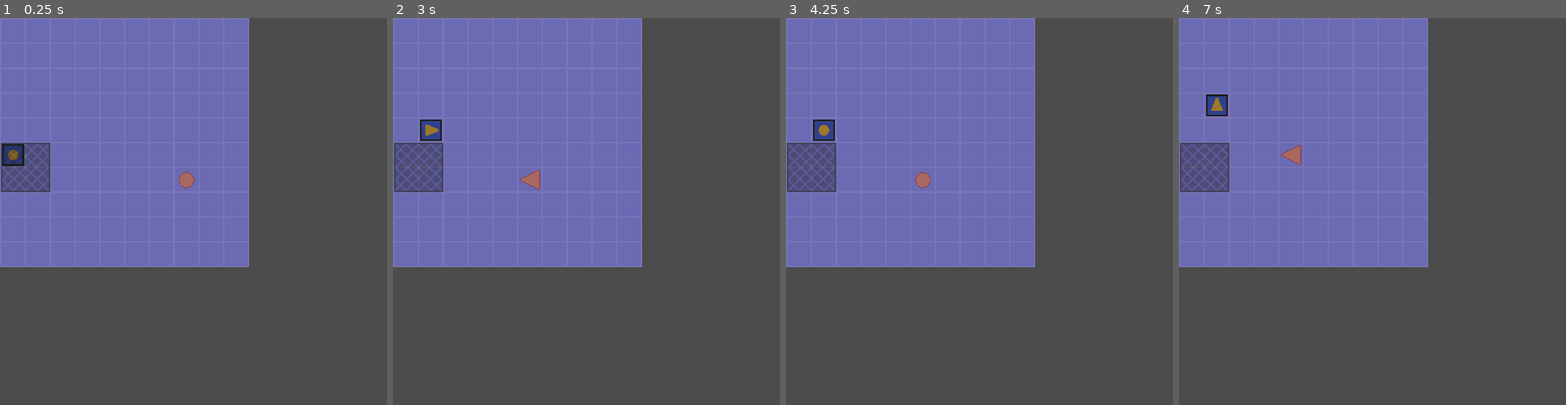
Above: before the commit, frames 1-4 (left to right).
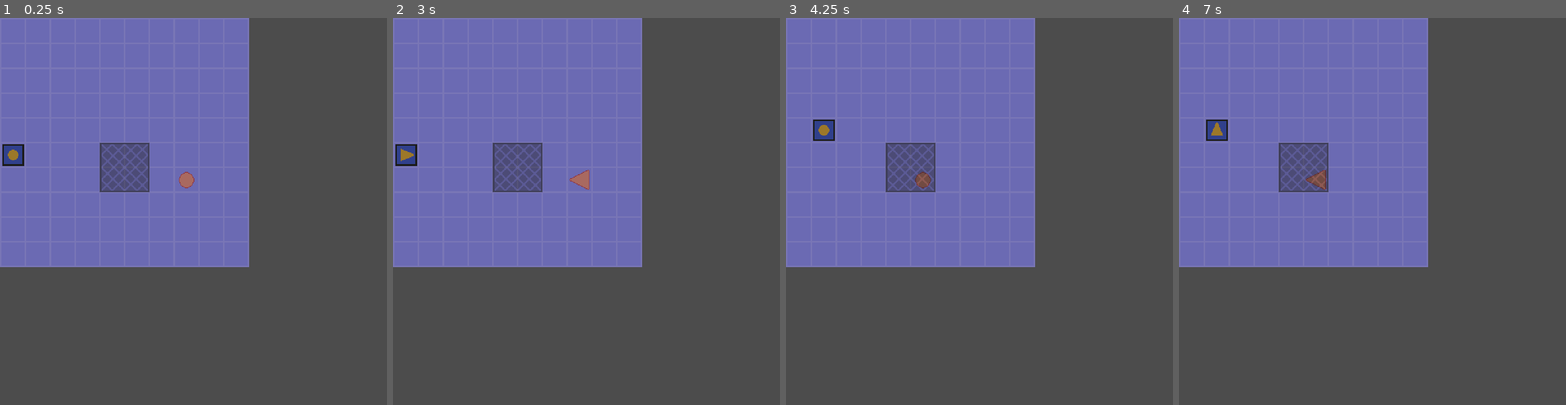
Above: after the commit, the same moments.

Repository: nolenroyalty/Click-Click-Trick
Game: Godot game, scene res://battlefield/Battlefield.tscn
The game is run twice, just before and just after one commit, with the same random seed, the same clock (stepped at 60 frames per second) and the same inputs. The project has no main scene, so this scene is started directly.
Inputs:
- Up to frame 1 (0.25 s): no input
- Up to frame 2 (3 s): tap Enter at 0.5, 2.75 s; hold D (player_right) 0.53-1.28 s; hold S (player_down) 1.28-2.03 s; tap Space (player_cancel) at 2 s; hold D (player_right) 2.03-2.78 s; hold W (player_up) from 2.78 s (still down)
- Up to frame 3 (4.25 s): release W (player_up) at 3.53 s; hold A (player_left) from 3.53 s (still down)
- Up to frame 4 (7 s): tap Space (player_cancel) at 4.25 s; release A (player_left) at 5.03 s; hold S (player_down) 5.03-5.78 s; hold D (player_right) 5.78-6.53 s; hold W (player_up) from 6.53 s (still down)

The runs differ from the first frame. In frame 1, 3.1% of the frame differs, in the area x 0-39%, y 32-45%; in frame 2, 3.7%; in frame 3, 3.3%; in frame 4, 3.9%, in the area x 0-39%, y 19-45%.

Commit message:
smoother movement

Diff:
--- a/battlefield/Battlefield.gd
+++ b/battlefield/Battlefield.gd
@@ -34,6 +34,7 @@
 	match beat:
 		U.BEAT.NOOP:
 			# Remove dead enemies
+			# Maybe reset music if it's way off?
 			pass
 		U.BEAT.SHOW: pass
 		U.BEAT.MOVE:
@@ -53,8 +54,7 @@
 
 func move_player():
 	var moves = player.get_moves()
-	for move in moves:
-		move(player, U.d(move))
+	move(player, moves)
 
 func _process(_delta):
 	match state:
@@ -65,8 +65,7 @@
 
 func move_enemies():
 	for enemy in get_enemies():
-		for move in enemy.get_moves():
-			move(enemy, U.d(move))
+		move(enemy, enemy.get_moves())
 
 func tick_enemies(beat):
 	for enemy in get_enemies():
@@ -93,15 +92,37 @@
 	beat_timer.stop()
 	MusicLoop.stop()
 
-func move(node, d):
+func move(node, moves):
+	if len(moves) == 0: return
+
+	var total_time = U.beat_time / 2
+	var each_move_time = total_time / len(moves)
 	var pos = U.pos_(node)
-	var new_pos = pos + d
-	var clamped = new_pos
-	clamped.x = clamp(new_pos.x, 0, width - 1)
-	clamped.y = clamp(new_pos.y, 0, height - 1)
-	node.position = clamped * C.CELL_SIZE + C.GRID_OFFSET
-	if clamped != new_pos: return false
-	else: return true
+	# var final_pos
+
+	var t = Tween.new()
+	add_child(t)
+
+	for move in moves:
+		var new_pos = pos + U.d(move)
+		var clamped = new_pos
+		clamped.x = clamp(new_pos.x, 0, width - 1)
+		clamped.y = clamp(new_pos.y, 0, height - 1)
+		# Add a rotation animation here?
+		# final_pos = clamped
+
+		var move_to = clamped * C.CELL_SIZE + C.GRID_OFFSET
+		t.interpolate_property(node, "position", null, move_to, each_move_time, Tween.TRANS_LINEAR, Tween.EASE_IN_OUT)
+		t.start()
+		yield(t, "tween_completed")
+		pos = new_pos
+
+	node.position = pos * C.CELL_SIZE + C.GRID_OFFSET
+
+	t.call_deferred("queue_free")
+	# node.position = clamped * C.CELL_SIZE + C.GRID_OFFSET
+	# if clamped != new_pos: return false
+	# else: return true
 
 func get_enemies():
 	var e = []
--- a/battlefield/Battlefield.tscn
+++ b/battlefield/Battlefield.tscn
@@ -20,4 +20,4 @@
 position = Vector2( 225, 193 )
 
 [node name="Zone" parent="." instance=ExtResource( 5 )]
-position = Vector2( 1, 161 )
+position = Vector2( 129, 161 )
--- a/traps/Zone.gd
+++ b/traps/Zone.gd
@@ -1,6 +1,16 @@
 extends Node2D
 
+onready var audio = $AudioStreamPlayer2D
+onready var pulse_tween = $PulseTween
+
 var present_enemies = {}
+var sound_success = preload("res://sounds/success-1.wav")
+var sound_fail = preload("res://sounds/fail-1.wav")
+
+func display_success():
+	audio.stream = sound_success
+	audio.play()
+	pulse_tween.pulse()
 
 func get_enemy(area):
 	var potential_enemy = area.get_parent()
@@ -13,6 +23,7 @@
 func enemy_entered(area):
 	var enemy = get_enemy(area)
 	if enemy:
+		display_success()
 		present_enemies[enemy] = true
 
 func enemy_exited(area):
--- a/traps/Zone.tscn
+++ b/traps/Zone.tscn
@@ -1,7 +1,8 @@
-[gd_scene load_steps=4 format=2]
+[gd_scene load_steps=5 format=2]
 
 [ext_resource path="res://traps/sprites/zone2.png" type="Texture" id=1]
 [ext_resource path="res://traps/Zone.gd" type="Script" id=2]
+[ext_resource path="res://effects/PulseTween.tscn" type="PackedScene" id=3]
 
 [sub_resource type="RectangleShape2D" id=1]
 extents = Vector2( 32, 32 )
@@ -20,3 +21,7 @@
 [node name="CollisionShape2D" type="CollisionShape2D" parent="Area2D"]
 position = Vector2( 32, 32 )
 shape = SubResource( 1 )
+
+[node name="AudioStreamPlayer2D" type="AudioStreamPlayer2D" parent="."]
+
+[node name="PulseTween" parent="." instance=ExtResource( 3 )]
Not shown, added: sounds/fail-1.wav.import
Not shown, added: sounds/success-1.wav.import
Not shown, added: sounds/fail-1.wav
Not shown, added: sounds/success-1.wav
